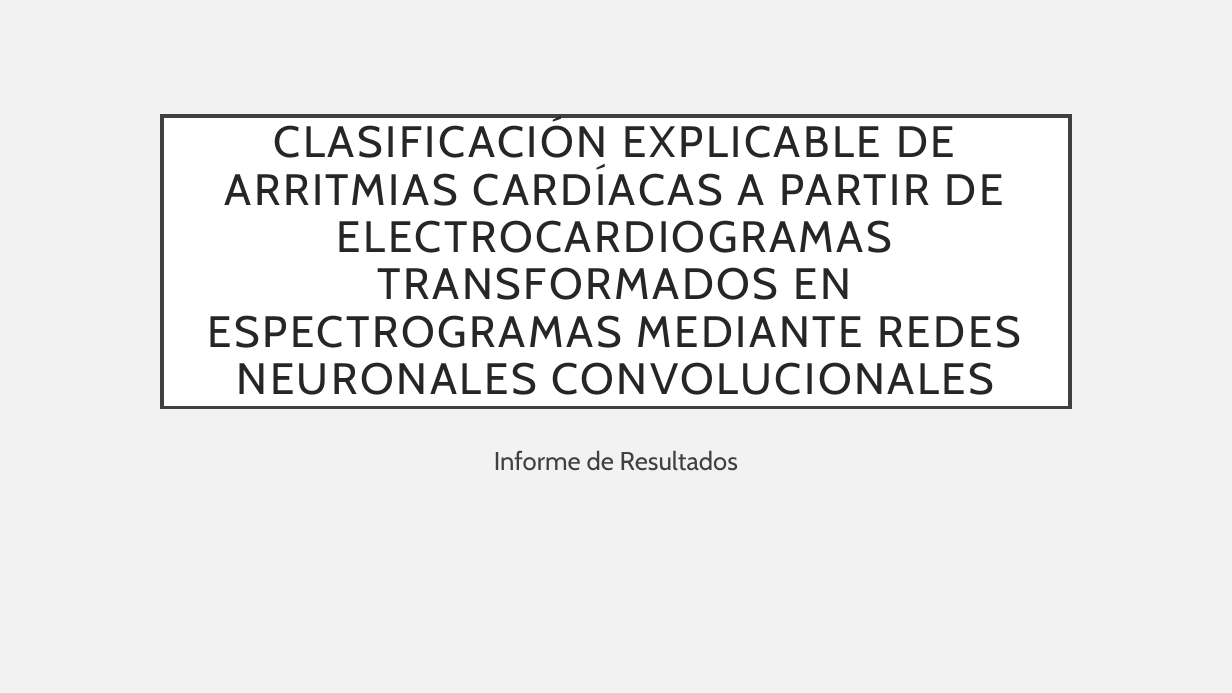
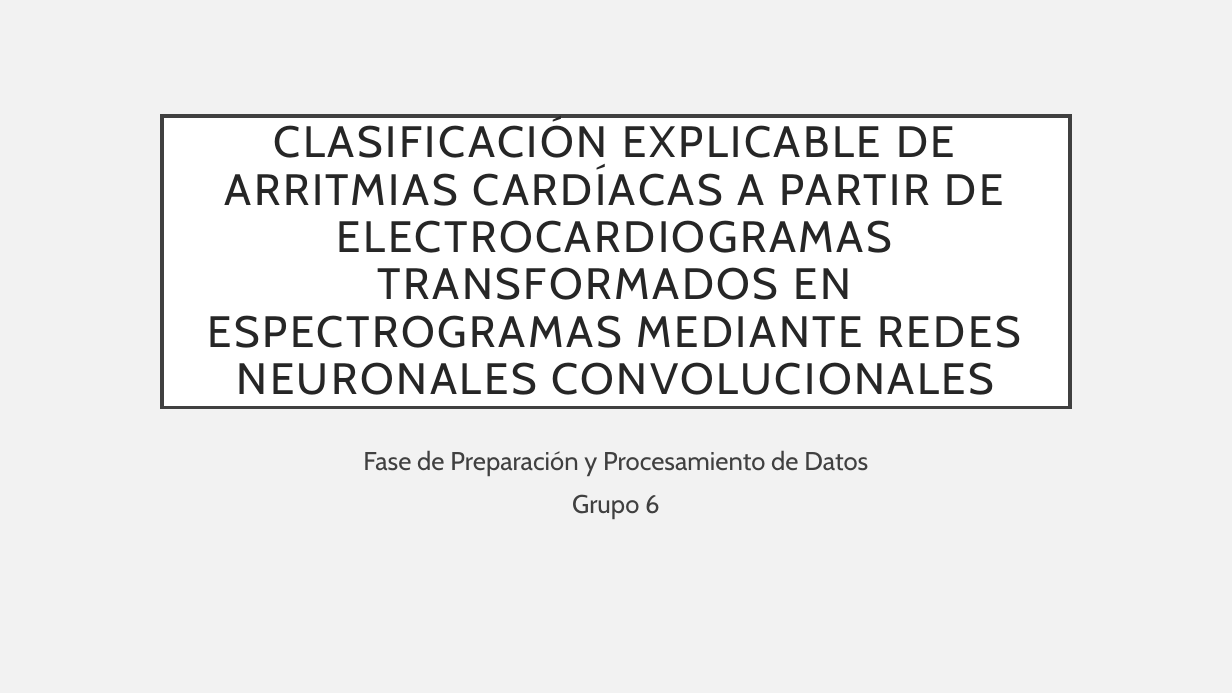
Before and after one commit to luisbustamante-droid/TITULACION_UEES, a slide deck: slide 1 of PresentacionTecnica_Semana2/Clasificación_explicable_dearritmias.pptx. Drawn at 1232x693 pixels with LibreOffice and Linux fonts; fonts in the diff are those of the drawing. Boxes give left, top, right and bottom in pixels: in the first picture for what was removed or moved away, otherwise in the second. Text is boxed around its words. In the diff, an @@ line names an element or a change of style, - is before the commit and + after.

```diff
--- a/PresentacionTecnica_Semana2/Clasificación_explicable_dearritmias.pptx
+++ b/PresentacionTecnica_Semana2/Clasificación_explicable_dearritmias.pptx
@@ subtitle at (x1=363, y1=450, x2=868, y2=519): text changed @@
-Informe de Resultados
+Fase de Preparación y Procesamiento de Datos
+Grupo 6
```
Also in this commit, not shown: 2 other slides changed, 7 slides added, 5 slides removed.
